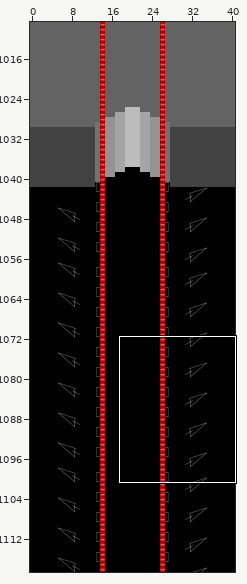
Tiled map, stored at data/map/main_game_level.tmx. Above, an overview of the earlier version with the close-up marked.
Close-up. Earlier state:
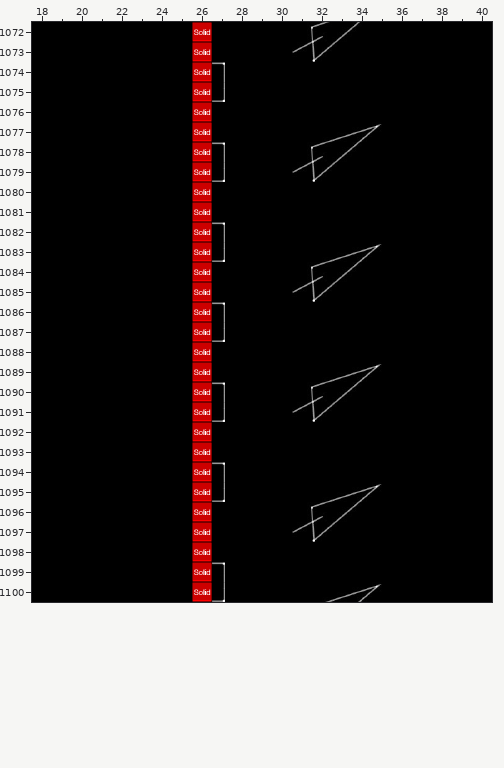
Cells are 32x32 px. Shown: x 18..40, y 1072..1100. The commit also changed other parts of the map, which this record leaves out. The old version is drawn lined up with the new one.
And afterwards:
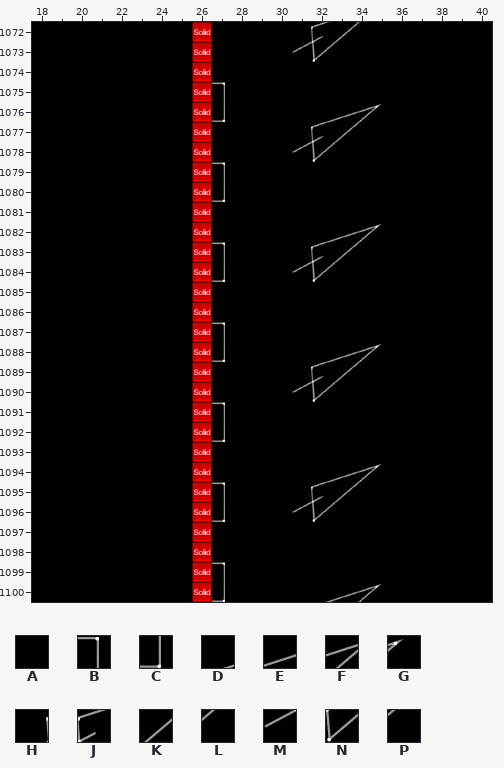
Key: from "section1": A 2; from "section2": B 12, C 18, D 20, E 21, F 22, G 23, H 25, J 26, K 27, L 28, M 31, N 32, P 33.
_ is an empty cell.
Change:
{"change": "map size 41x2088 -> 41x1450 cells (old content now starts at 0,-462; both pictures use the new coordinates)"}
{"where": "layer \"background\""}
{"y":1074,"x":27,"old":"B","new":"A"}
{"y":1075,"x":27,"old":"C","new":"B"}
{"y":1076,"x":27,"old":"A","new":"C"}
{"y":1076,"x":32,"old":"AAAA","new":"DEFG"}
{"y":1077,"x":31,"old":"ADEFG","new":"HJKLA"}
{"y":1078,"x":27,"old":"B","new":"A"}
{"y":1078,"x":31,"old":"HJKL","new":"MNPA"}
{"y":1079,"x":27,"old":"C","new":"B"}
{"y":1079,"x":31,"old":"MNP","new":"AAA"}
{"y":1080,"x":27,"old":"A","new":"C"}
{"y":1082,"x":27,"old":"B","new":"A"}
{"y":1082,"x":32,"old":"AAAA","new":"DEFG"}
{"y":1083,"x":27,"old":"C","new":"B"}
{"y":1083,"x":31,"old":"ADEFG","new":"HJKLA"}
{"y":1084,"x":27,"old":"A","new":"C"}
{"y":1084,"x":31,"old":"HJKL","new":"MNPA"}
{"y":1085,"x":31,"old":"MNP","new":"AAA"}
{"y":1086,"x":27,"old":"B","new":"A"}
{"y":1087,"x":27,"old":"C","new":"B"}
{"y":1088,"x":27,"old":"A","new":"C"}
{"y":1088,"x":32,"old":"AAAA","new":"DEFG"}
{"y":1089,"x":31,"old":"ADEFG","new":"HJKLA"}
{"y":1090,"x":27,"old":"B","new":"A"}
{"y":1090,"x":31,"old":"HJKL","new":"MNPA"}
{"y":1091,"x":27,"old":"C","new":"B"}
{"y":1091,"x":31,"old":"MNP","new":"AAA"}
{"y":1092,"x":27,"old":"A","new":"C"}
{"y":1094,"x":27,"old":"B","new":"A"}
{"y":1094,"x":32,"old":"AAAA","new":"DEFG"}
{"y":1095,"x":27,"old":"C","new":"B"}
{"y":1095,"x":31,"old":"ADEFG","new":"HJKLA"}
{"y":1096,"x":27,"old":"A","new":"C"}
{"y":1096,"x":31,"old":"HJKL","new":"MNPA"}
{"y":1097,"x":31,"old":"MNP","new":"AAA"}
